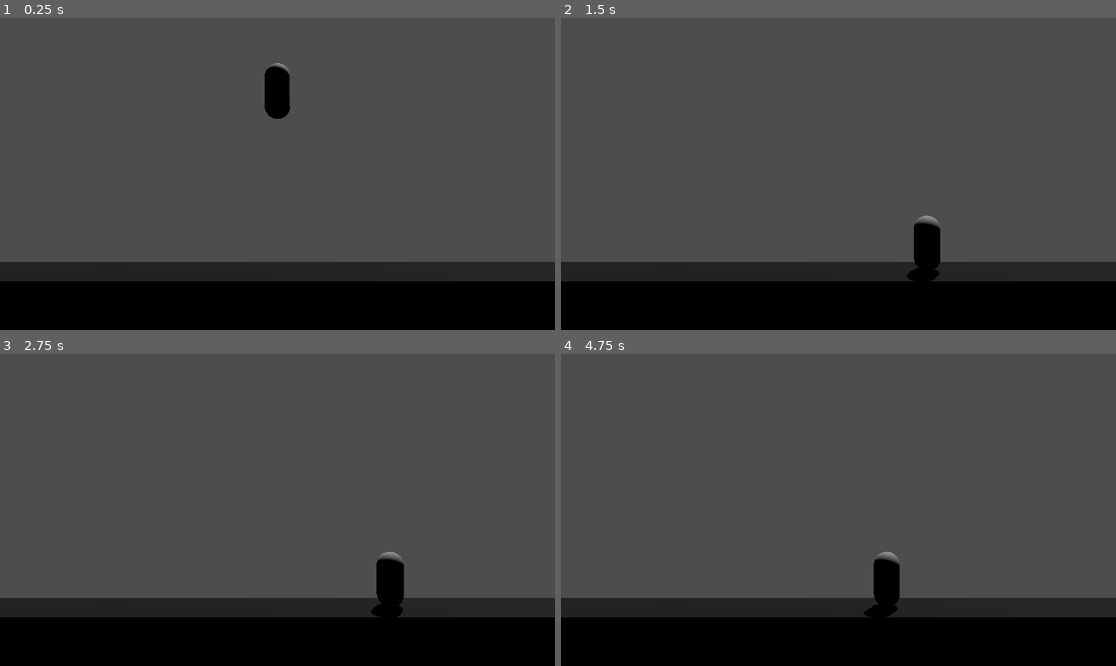
Above: before the commit, frames 1-4 (two rows, left to right).
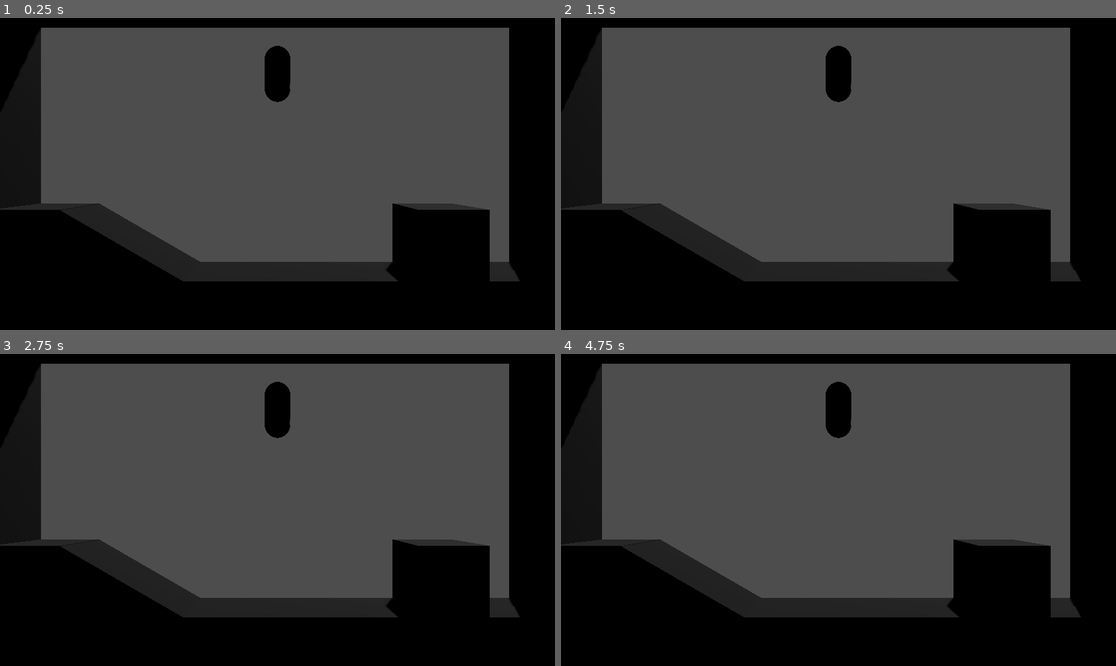
Above: after the commit, the same moments.

Repository: CaptainTiki/CastleMegaTroid
Game: Godot game, scene res://playground.tscn
Two runs of this game, one before a commit and one after it. Both use one fixed random seed, a clock stepped at 60 frames per second and the inputs below.
Inputs:
- Up to frame 1 (0.25 s): no input
- Up to frame 2 (1.5 s): hold D (right) 0.53-1.28 s; hold A (left) from 1.28 s (still down)
- Up to frame 3 (2.75 s): release A (left) at 2.03 s; hold D (right) from 2.03 s (still down)
- Up to frame 4 (4.75 s): release D (right) at 3.53 s; hold A (left) from 3.53 s (still down)

The runs differ from the first frame. In frame 1, 26% of the frame differs, in the area x 0-100%, y 0-85%; in frame 2, 27%; in frame 3, 26%; in frame 4, 27%.

Commit message:
PlayerState

Diff:
--- /dev/null
+++ b/assets/icons/state.svg
@@ -0,0 +1,15 @@
+<svg width="16" height="16" viewBox="0 0 16 16" fill="none" xmlns="http://www.w3.org/2000/svg">
+<g clip-path="url(#clip0_3311_68)">
+<circle cx="8" cy="8" r="8" fill="#505050"/>
+<circle cx="8" cy="8" r="5" fill="#FF4A4A"/>
+<path d="M6 1V6H1L6 1Z" fill="#E5E5E5"/>
+<path d="M16 11V16H11L16 11Z" fill="#FF4A4A"/>
+<path d="M5 4L1 0H0V1L4 5L5 4Z" fill="#E5E5E5"/>
+<path d="M11 10L10 11L14 15L15 14L11 10Z" fill="#FF4A4A"/>
+</g>
+<defs>
+<clipPath id="clip0_3311_68">
+<rect width="16" height="16" fill="white"/>
+</clipPath>
+</defs>
+</svg>
--- a/player/player.gd
+++ b/player/player.gd
@@ -1,17 +1,12 @@
 extends CharacterBody3D
 class_name Player
 
+#region /// State Machine Variables ///
+var states : Array[ PlayerState ]
+#endregion
 
-const SPEED = 5.0
-const JUMP_VELOCITY = 8
-const GRAVITY = -16
+func _process(delta: float) -> void:
+	pass
 
 func _physics_process(delta: float) -> void:
-	velocity.x = 0
-	if Input.is_action_pressed("left"):
-		velocity.x = -SPEED
-	elif Input.is_action_pressed("right"):
-		velocity.x = SPEED
-	velocity.y = velocity.y + GRAVITY * delta
-
-	move_and_slide()
+	pass
--- /dev/null
+++ b/player/states/00_player_state.gd
@@ -0,0 +1,29 @@
+@icon("uid://dsmiqgkibw5mn")
+extends Node
+class_name PlayerState
+
+
+var player : Player
+var next_state : PlayerState
+
+#region /// state references ///
+# reference to all other states
+#endregion
+
+func init() -> void:
+	pass
+
+func enter() -> void:
+	pass
+
+func exit() -> void:
+	pass
+
+func handle_input( _event : InputEvent ) -> PlayerState:
+	return next_state
+
+func process(_delta: float) -> PlayerState:
+	return next_state
+
+func physics_process(_delta: float) -> PlayerState:
+	return next_state
--- a/playground.tscn
+++ b/playground.tscn
@@ -21,8 +21,33 @@
 material = SubResource("StandardMaterial3D_bhunq")
 
 [node name="CSGBox3D2" type="CSGBox3D" parent="CSGCombiner3D" unique_id=1612463814]
-transform = Transform3D(1, 0, 0, 0, 1, 0, 0, 0, 1, -15.503, 4.5, 0)
+transform = Transform3D(1, 0, 0, 0, 1, 0, 0, 0, 1, -9.075702, 4.5, 0)
 size = Vector3(2, 8, 2)
+material = SubResource("StandardMaterial3D_bhunq")
+
+[node name="CSGBox3D3" type="CSGBox3D" parent="CSGCombiner3D" unique_id=1027186242]
+transform = Transform3D(1, 0, 0, 0, 1, 0, 0, 0, 1, 8.924298, 4.5, 0)
+size = Vector3(2, 8, 2)
+material = SubResource("StandardMaterial3D_bhunq")
+
+[node name="CSGBox3D4" type="CSGBox3D" parent="CSGCombiner3D" unique_id=1173102363]
+transform = Transform3D(1, 0, 0, 0, 1, 0, 0, 0, 1, -0.07570171, 9.5, 0)
+size = Vector3(20, 2, 2)
+material = SubResource("StandardMaterial3D_bhunq")
+
+[node name="CSGBox3D5" type="CSGBox3D" parent="CSGCombiner3D" unique_id=539557603]
+transform = Transform3D(1, 0, 0, 0, 1, 0, 0, 0, 1, -7.0757017, 1.5, 0)
+size = Vector3(2, 2, 2)
+material = SubResource("StandardMaterial3D_bhunq")
+
+[node name="CSGBox3D6" type="CSGBox3D" parent="CSGCombiner3D" unique_id=930116052]
+transform = Transform3D(1, 0, 0, 0, 1, 0, 0, 0, 1, 4.9242983, 1.5, 0)
+size = Vector3(2, 2, 2)
+material = SubResource("StandardMaterial3D_bhunq")
+
+[node name="CSGBox3D7" type="CSGBox3D" parent="CSGCombiner3D" unique_id=158687237]
+transform = Transform3D(0.8660254, 0.5, 0, -0.5, 0.8660254, 0, 0, 0, 1, -4.8407226, 0.615523, 0)
+size = Vector3(4, 2, 2)
 material = SubResource("StandardMaterial3D_bhunq")
 
 [node name="Camera3D" type="Camera3D" parent="." unique_id=1676784160]
Not shown, added: assets/icons/state.svg.import
Not shown, added: player/states/00_player_state.gd.uid
